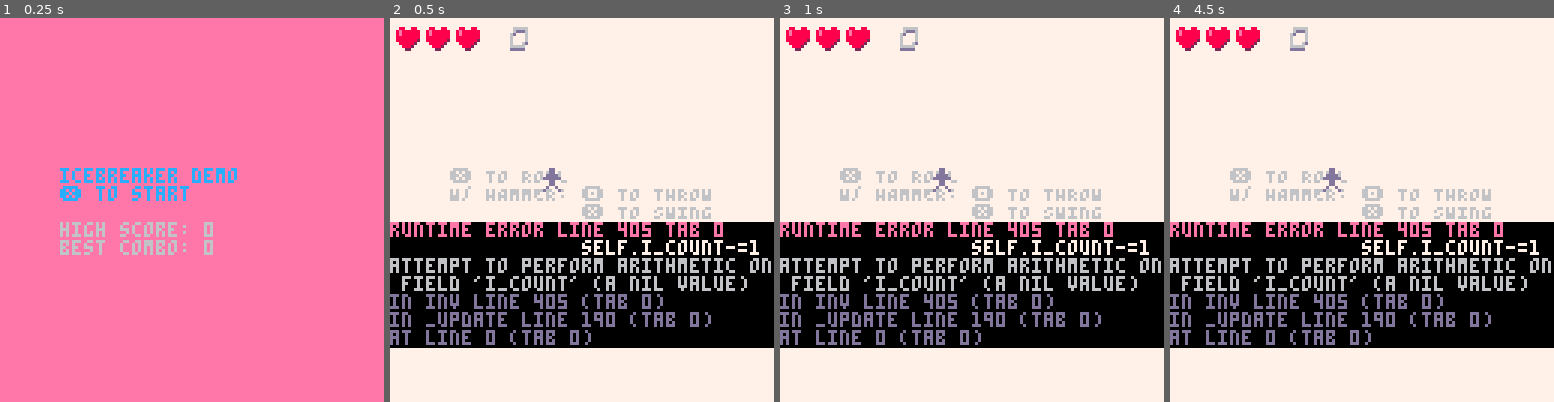
Above: before the commit, frames 1-4 (left to right).
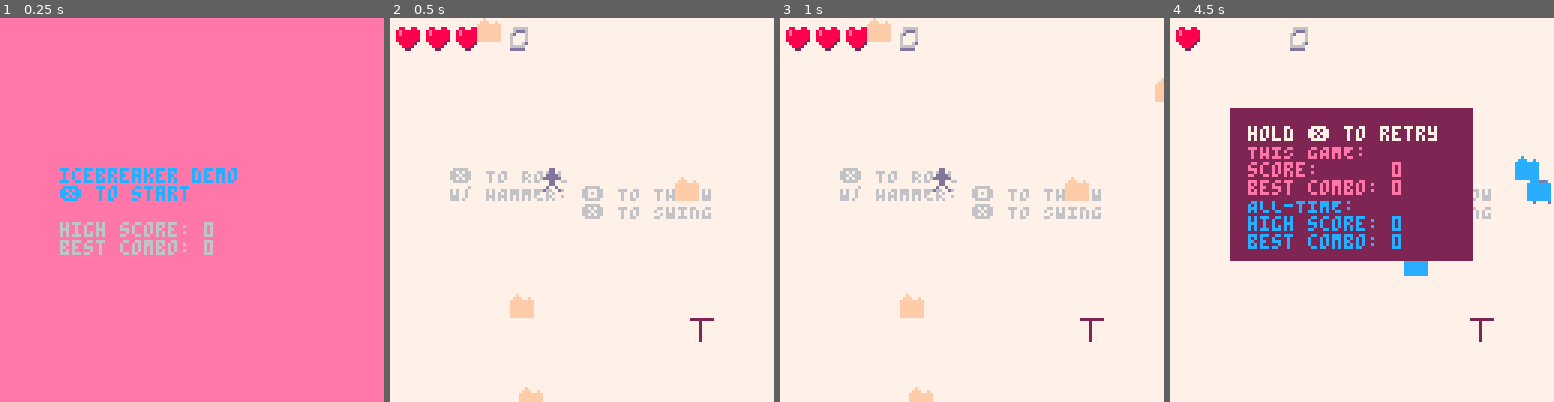
Above: after the commit, the same moments.

Repository: wsasaki01/icebreaker
Game: PICO-8 cartridge p2/icebreaker-p1.p8
Two runs of this game, one before a commit and one after it. Both use one fixed random seed, a clock stepped at 60 frames per second and the inputs below.
Inputs:
- Up to frame 1 (0.25 s): no input
- Up to frame 2 (0.5 s): tap X (X key) at 0.33 s
- Up to frame 3 (1 s): tap O (Z key) at 0.7 s
- Up to frame 4 (4.5 s): tap X (X key) at 1.07, 1.85, 2.97, 4.08 s; hold Right 1.6-2.1 s; tap O (Z key) every 0.4 s from 1.7 to 4.1 s; hold Up 2.15-2.42 s; hold Right 2.47-3.03 s; hold Left 3.08-3.58 s; hold Down 3.63-3.97 s; hold Right from 4.02 s (still down)

Frame 1 is identical in both runs. In frame 2, 33% of the frame differs, in the area x 0-100%, y 0-100%; in frame 3, 33%; in frame 4, 52%, in the area x 0-100%, y 2-86%.
Error before the commit: runtime error line 405 tab 0; self.i_count-=1; attempt to perform arithmetic on field 'i_count' (a nil value)

Commit message:
Refactor code

Diff:
--- a/p2/player.lua
+++ b/p2/player.lua
@@ -56,7 +56,7 @@
                     self.combo_cnt = 0
 
                     self.i = true
-                    self.i_count = 30
+                    self.i_cnt = 30
                     self.flash = true
                     self.temp_s = 5
                 end
@@ -73,8 +73,8 @@
         end,
 
         inv = function(self)
-            if self.i_count != 0 then
-                self.i_count-=1
+            if self.i_cnt != 0 then
+                self.i_cnt-=1
             else
                 self.i = false
                 self.flash = false
